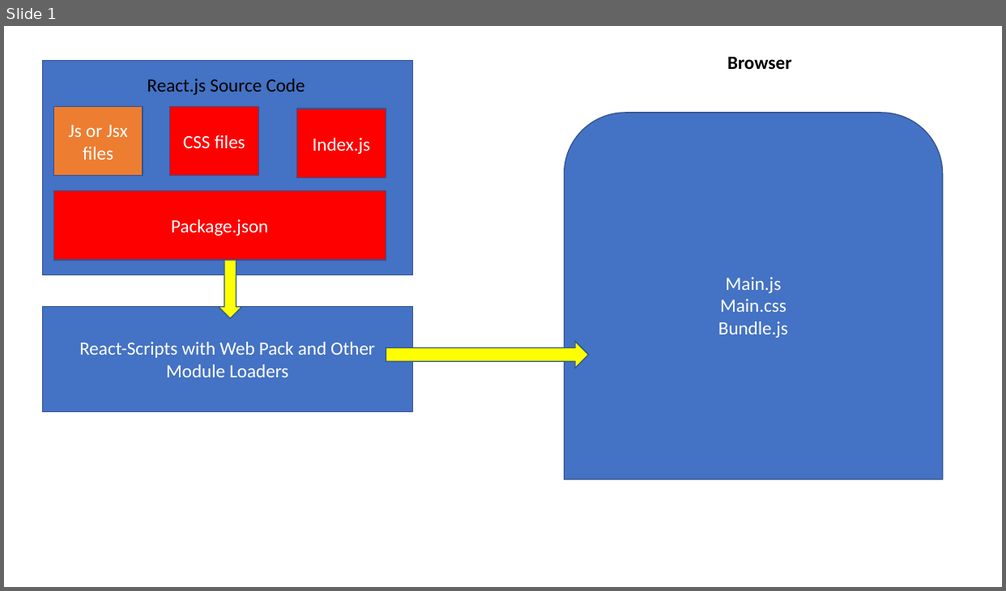
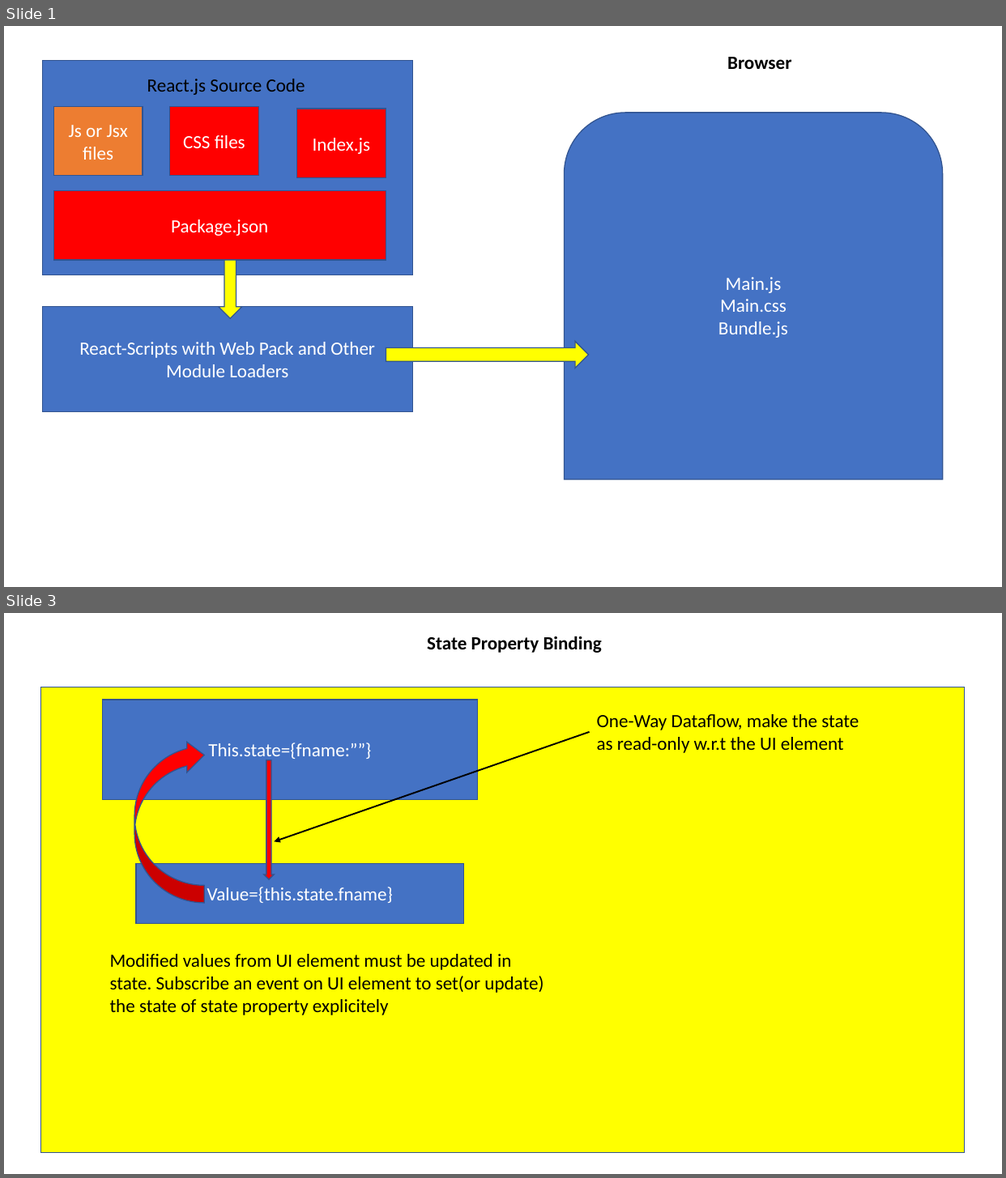
Before and after one commit to maheshsabnis/react-sigtedge, a slide deck: Notes_Images.pptx. Shown one above the other, each under a label of ours: slide 1 before the commit, slides 1 and 3 after it; the slides between them are not shown. The pictures are 1006x591 and 1006x1178 pixels, drawn with LibreOffice and Linux fonts; fonts in the diff are those of the drawing. Boxes give left, top, right and bottom in pixels: in the first picture for what was removed or moved away, otherwise in the second. Text is boxed around its words. In the diff, an @@ line names an element or a change of style, - is before the commit and + after.

```diff
--- a/Notes_Images.pptx
+++ b/Notes_Images.pptx
@@ slide 3 added at (x1=4, y1=613, x2=1002, y2=1174), background #FFFFFF @@
@@ text added at (x1=427, y1=636, x2=602, y2=653), 18 pt, text #000000, bold @@
+State Property Binding
@@ rectangle added at (x1=40, y1=687, x2=965, y2=1152), fill #FFFF00, outline #325491 1 pt @@
@@ rectangle added at (x1=102, y1=700, x2=477, y2=800), fill #4472C4, outline #325491 1 pt, 18 pt, text #FFFFFF @@
+This.state={fname:””}
@@ arrow added from (590, 732) to (275, 842), #000000 1.5 pt @@
@@ text added at (x1=597, y1=714, x2=859, y2=753), 18 pt, text #000000 @@
+One-Way Dataflow, make the state as read-only w.r.t the UI element
@@ curved left arrow added at (x1=134, y1=739, x2=204, y2=903), fill #FF0000, outline #325491 1 pt @@
@@ down arrow added at (x1=264, y1=760, x2=274, y2=880), fill #FF0000, outline #325491 1 pt @@
@@ rectangle added at (x1=136, y1=864, x2=463, y2=924), fill #4472C4, outline #325491 1 pt, 18 pt, text #FFFFFF @@
+Value={this.state.fname}
@@ text added at (x1=110, y1=954, x2=543, y2=1016), 18 pt, text #000000 @@
+Modified values from UI element must be updated in state. Subscribe an event on UI element to set(or update) the state of state property explicitely
```
Also in this commit, not shown: 1 other slide added, 4 other files.
